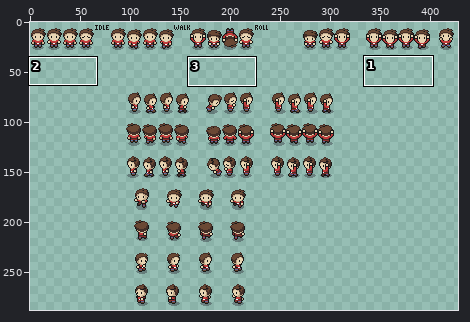
Sprite sheet: Assets/player/characterV2.png. Above: a wide view before the commit, with the close-up outlined.
Close-up. The starting point:
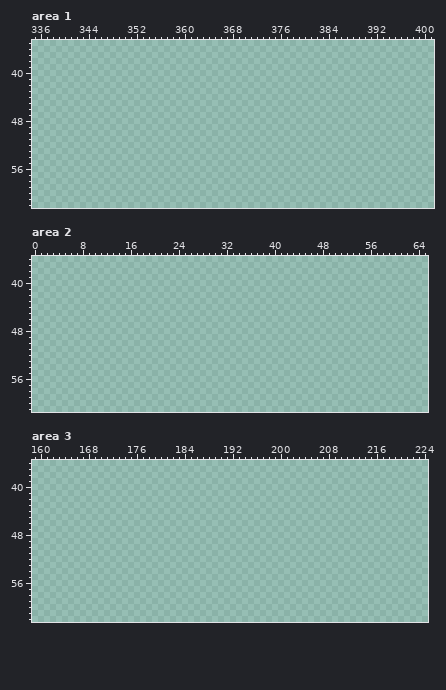
The file is 512x512 pixels. Shown: area 1: x 335..401, y 35..62; area 2: x 0..65, y 36..61; area 3: x 159..224, y 36..62. The wide view leaves out empty margins. The commit also changed other parts of the picture, which this record leaves out.
And afterwards:
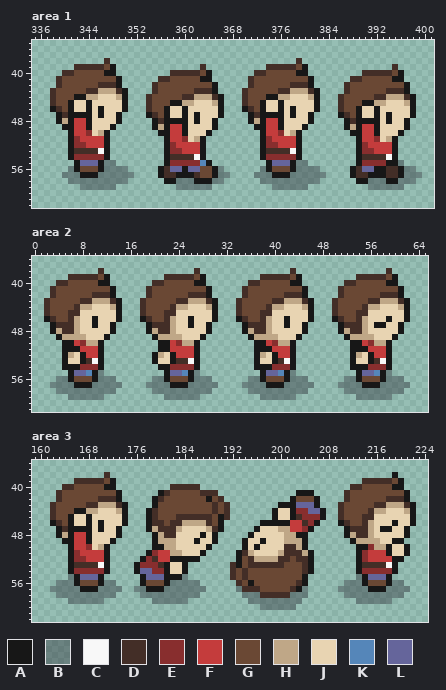
Palette (. is transparent): A #171717  B #2a2b3566  C #f8f8f8  D #432e27  E #882e2e  F #c43c3c  G #6a4834  H #bfa787  J #e8d4b2  K #5586b9  L #65659b
From old to new:
Area 1:
y 38: x 347 . -> D; x 379 . -> D
y 39: x 342..348 ....... -> DDDDDGA; x 363 . -> D; x 374..380 ....... -> DDDDDGA; x 395 . -> D
y 40: x 340..348 ......... -> DDGGGGGAA; x 358..364 ....... -> DDDDDGA; x 372..380 ......... -> DDGGGGGAA; x 390..396 ....... -> DDDDDGA
y 41: x 339..349 ........... -> DGGGGGGGGGA; x 356..364 ......... -> DDGGGGGAA; x 371..381 ........... -> DGGGGGGGGGA; x 388..396 ......... -> DDGGGGGAA
y 42: x 339..349 ........... -> DGGGGGGDDDA; x 355..365 ........... -> DGGGGGGGGGA; x 371..381 ........... -> DGGGGGGDDDA; x 387..397 ........... -> DGGGGGGGGGA
y 43: x 338..350 ............. -> DGGGGGDDHHHDA; x 355..365 ........... -> DGGGGGGDDDA; x 370..382 ............. -> DGGGGGDDHHHDA; x 387..397 ........... -> DGGGGGGDDDA
y 44: x 338..350 ............. -> DGGGAAHHJJJHA; x 354..366 ............. -> DGGGGGDDHHHDA; x 370..382 ............. -> DGGGAAHHJJJHA; x 386..398 ............. -> DGGGGGDDHHHDA
y 45: x 338..350 ............. -> DGGAJJAJJJJJA; x 354..366 ............. -> DGGGAAHHJJJHA; x 370..382 ............. -> DGGAJJAJJJJJA; x 386..398 ............. -> DGGGAAHHJJJHA
y 46: x 338..350 ............. -> ADGAJJAJAJJJA; x 354..366 ............. -> DGGAJJAJJJJJA; x 370..382 ............. -> ADGAJJAJAJJJA; x 386..398 ............. -> DGGAJJAJJJJJA
y 47: x 339..349 ........... -> ADAAAAJAJJA; x 354..366 ............. -> ADGAJJAJAJJJA; x 371..381 ........... -> ADAAAAJAJJA; x 386..398 ............. -> ADGAJJAJAJJJA
y 48: x 339..349 ........... -> AHAFFAJJJJA; x 355..365 ........... -> ADAAAAJAJJA; x 371..381 ........... -> AHAFFAJJJJA; x 387..397 ........... -> ADAAAAJAJJA
y 49: x 340..348 ......... -> AAFFAJJJA; x 355..365 ........... -> AHAFFAJJJJA; x 372..380 ......... -> AAFFAJJJA; x 387..397 ........... -> AHAFFAJJJJA
y 50: x 341..347 ....... -> AFFEJHA; x 356..364 ......... -> AAFFAJJJA; x 373..379 ....... -> AFFEJHA; x 388..396 ......... -> AAFFAJJJA
y 51: x 341..347 ....... -> AEFFFFA; x 357..363 ....... -> AFFEJHA; x 373..379 ....... -> AEFFFFA; x 389..395 ....... -> AFFEJHA
y 52: x 341..347 ....... -> AEEFFFA; x 357..363 ....... -> AEFFFFA; x 373..379 ....... -> AEEFFFA; x 389..395 ....... -> AEFFFFA
y 53: x 341..347 ....... -> ADDDDCA; x 357..363 ....... -> AEEFFFA; x 373..379 ....... -> ADDDDCA; x 389..395 ....... -> AEEFFFA
y 54: x 341..347 ....... -> AEEEEEA; x 357..363 ....... -> ADDDDCA; x 373..379 ....... -> AEEEEEA; x 389..395 ....... -> ADDDDCA
y 55: x 342..348 ....... -> ALLLABB; x 357..364 ........ -> AEEEEEKA; x 374..380 ....... -> ALLLABB; x 389..396 ........ -> AEEEEAAB
y 56: x 341..350 .......... -> BAGGGABBBB; x 356..366 ........... -> ADLLALLGGAB; x 373..382 .......... -> BAGGGABBBB; x 388..398 ........... -> ADLLAADDABB
y 57: x 340..351 ............ -> BBBAAABBBBBB; x 356..367 ............ -> ADDAAADGGABB; x 372..383 ............ -> BBBAAABBBBBB; x 388..399 ............ -> ADDAAADDABBB
y 58: x 341..350 .......... -> BBBBBBBBBB; x 357..366 .......... -> AABBBAAABB; x 373..382 .......... -> BBBBBBBBBB; x 389..398 .......... -> AABBBAABBB
y 59: x 343..348 ...... -> BBBBBB; x 359..364 ...... -> BBBBBB; x 375..380 ...... -> BBBBBB; x 391..396 ...... -> BBBBBB
Area 2:
y 38: x 11 . -> D; x 27 . -> D; x 43 . -> D; x 59 . -> D
y 39: x 6..12 ....... -> DDDDDGA; x 22..28 ....... -> DDDDDGA; x 38..44 ....... -> DDDDDGA; x 54..60 ....... -> DDDDDGA
y 40: x 4..12 ......... -> DDGGGGGAA; x 20..28 ......... -> DDGGGGGAA; x 36..44 ......... -> DDGGGGGAA; x 52..60 ......... -> DDGGGGGAA
y 41: x 3..13 ........... -> DGGGGGGGGGA; x 19..29 ........... -> DGGGGGGGGGA; x 35..45 ........... -> DGGGGGGGGGA; x 51..61 ........... -> DGGGGGGGGGA
y 42: x 3..13 ........... -> DGGGGGGDDDA; x 19..29 ........... -> DGGGGGGDDDA; x 35..45 ........... -> DGGGGGGDDDA; x 51..61 ........... -> DGGGGGGDDDA
y 43: x 2..14 ............. -> DGGGGGDDHHHDA; x 18..30 ............. -> DGGGGGDDHHHDA; x 34..46 ............. -> DGGGGGDDHHHDA; x 50..62 ............. -> DGGGGGDDHHHDA
y 44: x 2..14 ............. -> DGGGGDHHJJJHA; x 18..30 ............. -> DGGGGDHHJJJHA; x 34..46 ............. -> DGGGGDHHJJJHA; x 50..62 ............. -> DGGGGDHHJJJHA
y 45: x 2..14 ............. -> DGGGDDJJJJJJA; x 18..30 ............. -> DGGGDDJJJJJJA; x 34..46 ............. -> DGGGDDJJJJJJA; x 50..62 ............. -> DGGGDDJJJJJJA
y 46: x 2..14 ............. -> ADGGDHJJAJJJA; x 18..30 ............. -> ADGGDHJJAJJJA; x 34..46 ............. -> ADGGDHJJAJJJA; x 50..62 ............. -> ADGGDHJJJAJJA
y 47: x 3..13 ........... -> ADDDHJJAJJA; x 19..29 ........... -> ADDDHJJAJJA; x 35..45 ........... -> ADDDHJJAJJA; x 51..61 ........... -> ADDDHJAAJJA
y 48: x 3..13 ........... -> AHDDHJJJJJA; x 19..29 ........... -> AHDDHJJJJJA; x 35..45 ........... -> AHDDHJJJJJA; x 51..61 ........... -> AHDDHJJJJJA
y 49: x 4..12 ......... -> AHHHHJJJA; x 20..28 ......... -> AHHHHJJJA; x 36..44 ......... -> AHHHHJJJA; x 52..60 ......... -> AHHHHJJJA
y 50: x 5..11 ....... -> AAFEHHA; x 21..27 ....... -> AAFEHHA; x 37..43 ....... -> AAFEHHA; x 53..59 ....... -> AAFEHHA
y 51: x 5..11 ....... -> AAAFFFA; x 21..27 ....... -> AAFFFFA; x 37..43 ....... -> AAAFFFA; x 53..59 ....... -> AAAFFFA
y 52: x 5..11 ....... -> AHJAFFA; x 20..27 ........ -> AHJAFFFA; x 37..43 ....... -> AHJAFFA; x 53..59 ....... -> AHJAFFA
y 53: x 5..11 ....... -> AJJADCA; x 20..27 ........ -> AJJADDCA; x 37..43 ....... -> AJJADCA; x 53..59 ....... -> AJJADCA
y 54: x 5..11 ....... -> AAAEEEA; x 21..27 ....... -> AAEEEEA; x 37..43 ....... -> AAAEEEA; x 53..59 ....... -> AAAEEEA
y 55: x 6..11 ...... -> ALLKAB; x 22..27 ...... -> ALLKAB; x 38..43 ...... -> ALLKAB; x 54..59 ...... -> ALLKAB
y 56: x 4..13 .......... -> BBAGGGABBB; x 20..29 .......... -> BBAGGGABBB; x 36..45 .......... -> BBAGGGABBB; x 52..61 .......... -> BBAGGGABBB
y 57: x 3..14 ............ -> BBBBAAABBBBB; x 19..30 ............ -> BBBBAAABBBBB; x 35..46 ............ -> BBBBAAABBBBB; x 51..62 ............ -> BBBBAAABBBBB
y 58: x 4..13 .......... -> BBBBBBBBBB; x 20..29 .......... -> BBBBBBBBBB; x 36..45 .......... -> BBBBBBBBBB; x 52..61 .......... -> BBBBBBBBBB
y 59: x 6..11 ...... -> BBBBBB; x 22..27 ...... -> BBBBBB; x 38..43 ...... -> BBBBBB; x 54..59 ...... -> BBBBBB
Area 3:
y 38: x 171 . -> D; x 219 . -> A
y 39: x 166..172 ....... -> DDDDDGA; x 214..220 ....... -> DDDDDGA
y 40: x 164..172 ......... -> DDGGGGGAA; x 182..186 ..... -> DDDDD; x 212..220 ......... -> DDGGGGGAA
y 41: x 163..173 ........... -> DGGGGGGGGGA; x 180..189 .......... -> ADGGGGGDDD; x 203..205 ... -> AAA; x 211..221 ........... -> DGGGGGGGGGA
y 42: x 163..173 ........... -> DGGGGGGDDDA; x 179..190 ............ -> ADGGGGGGGAGD; x 202..206 ..... -> AGGGA; x 211..221 ........... -> DGGGGGGDDDA
y 43: x 162..174 ............. -> DGGGGGDDHHHDA; x 179..191 ............. -> AGGGGGGGGGDGD; x 200..206 ....... -> AAALLLA; x 210..222 ............. -> DGGGGGDDHHHDA
y 44: x 162..174 ............. -> DGGGAAHHJJJHA; x 178..191 .............. -> ADGGGGGGGGGDGD; x 199..207 ......... -> AJJAEELLA; x 210..222 ............. -> DGGGGDHHJJJHA
y 45: x 162..174 ............. -> DGGAJJAJJJJJA; x 178..191 .............. -> ADGGGDDDDDDGAD; x 199..207 ......... -> AJJADEEEA; x 210..222 ............. -> DGGGDDJJJJJJA
y 46: x 162..174 ............. -> ADGAJJAJAJJJA; x 178..190 ............. -> ADDGDDHHHHDGA; x 197..206 .......... -> AAAAAFFDEA; x 210..222 ............. -> ADGGDHJJJAJJA
y 47: x 163..173 ........... -> ADAAAAJAJJA; x 178..190 ............. -> AHDDDHJJJJHDA; x 196..205 .......... -> AJJJHHFFEA; x 211..221 ........... -> ADDDHJAAJJA
y 48: x 163..173 ........... -> AHAFFAJJJJA; x 179..189 ........... -> AHDDJJJJAJA; x 195..204 .......... -> AJJJJJHHAA; x 211..221 ........... -> AHDDHJJJJJA
y 49: x 164..172 ......... -> AAFFAJJJA; x 179..189 ........... -> AHHHJJJAJJA; x 194..204 ........... -> AJJAJJJHHHA; x 212..220 ......... -> AHHHHJJAA
y 50: x 165..171 ....... -> AFFEJHA; x 179..188 .......... -> AAHHJJJJJA; x 194..204 ........... -> AJAJJJJDDHA; x 213..221 ......... -> AAEHHAJJA
y 51: x 165..171 ....... -> AEFFFFA; x 178..187 .......... -> AEFFHHJJJA; x 193..205 ............. -> ADHJJJJHDDDHA; x 213..221 ......... -> AEFFFAJJA
y 52: x 165..171 ....... -> AEEFFFA; x 177..186 .......... -> AEDFFAAAAA; x 193..205 ............. -> AGDHHHHDDGDDA; x 213..220 ........ -> AEFFFFAA
y 53: x 165..171 ....... -> ADDDDCA; x 176..184 ......... -> AEEEDAJJA; x 192..205 .............. -> DAGDDDDDDGGGDA; x 213..219 ....... -> ADDDDCA
y 54: x 165..171 ....... -> AEEEEEA; x 176..184 ......... -> ALLEEAJJA; x 192..205 .............. -> DGDGGGGGGGGGDA; x 213..219 ....... -> AEEEEEA
y 55: x 165..170 ...... -> BALLLA; x 177..184 ........ -> ALLLAAAB; x 192..204 ............. -> DGDGGGGGGGGGA; x 213..218 ...... -> BALLLA
y 56: x 163..172 .......... -> BBBAGGGABB; x 177..186 .......... -> AGGGABBBBB; x 193..204 ............ -> DGAGGGGGGGDA; x 211..220 .......... -> BBBAGGGABB
y 57: x 162..173 ............ -> BBBBBAAABBBB; x 176..187 ............ -> BBAAABBBBBBB; x 193..204 ............ -> BDDDGGGGGDAB; x 210..221 ............ -> BBBBBAAABBBB
y 58: x 163..172 .......... -> BBBBBBBBBB; x 177..186 .......... -> BBBBBBBBBB; x 194..204 ........... -> BBBDDDDDBBB; x 211..220 .......... -> BBBBBBBBBB
y 59: x 165..170 ...... -> BBBBBB; x 179..184 ...... -> BBBBBB; x 195..203 ......... -> BBBBBBBBB; x 213..218 ...... -> BBBBBB
y 60: x 197..202 ...... -> BBBBBB
Changed places in both close-ups, as pixel boxes (x1, y1, x2, y2):
added: (50, 58, 422, 190)
added: (44, 268, 122, 400)
added: (140, 268, 410, 400)
added: (50, 472, 416, 610)
